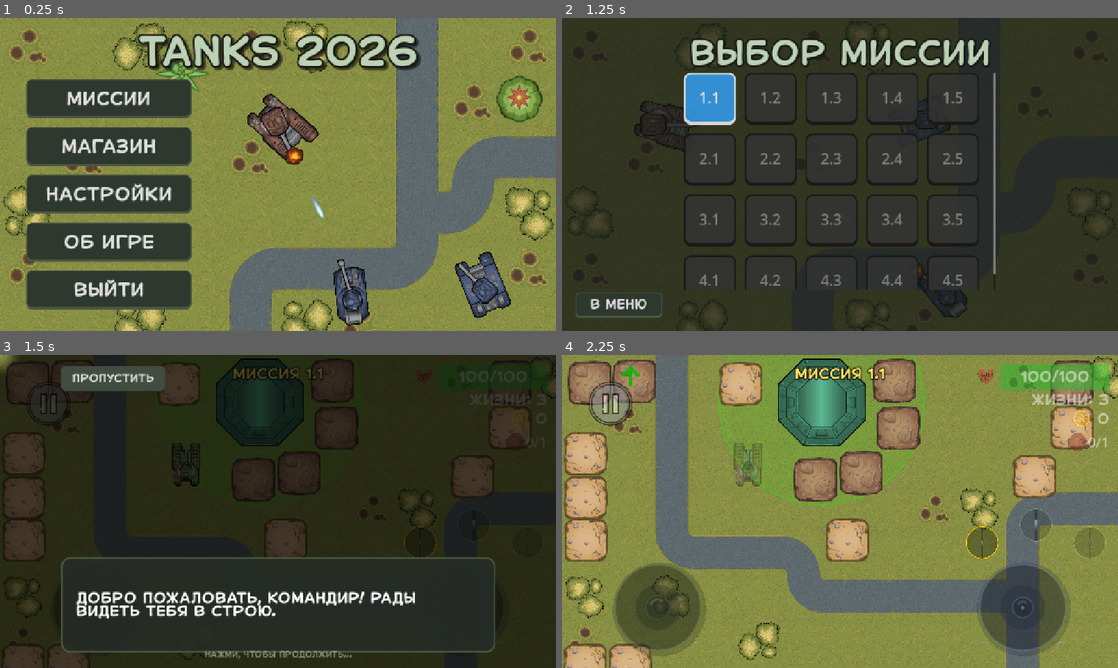
Above: before the commit, frames 1-4 (two rows, left to right).
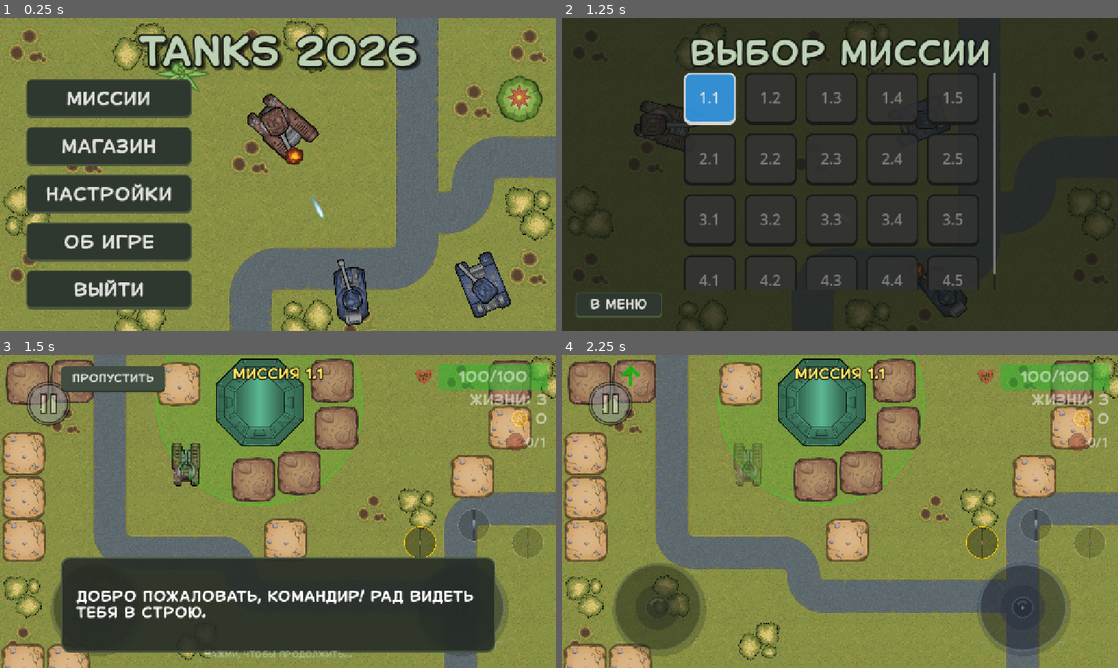
Above: after the commit, the same moments.

Repository: top-it-090304/Selyavi
Game: Godot game, scene res://scenes/MenuScenes/Menu.tscn
Same seed, same stepped clock (60 frames per second), same inputs: the game is played once before the commit and once after it. Sound files missing from this copy of the repository are replaced by a short silence.
Inputs:
- Up to frame 1 (0.25 s): no input
- Up to frame 2 (1.25 s): click "Миссии" at 0.5 s
- Up to frame 3 (1.5 s): click "1.1" at 1.25 s
- Up to frame 4 (2.25 s): click "ПРОПУСТИТЬ" at 2 s

Frames 1-2 are identical in both runs. In frame 3, 77% of the frame differs, in the area x 0-100%, y 0-100%; in frame 4, nothing differs.

Commit message:
Tutorial reworked

Diff:
--- a/scenes/MenuScenes/TutorialOverlay.tscn
+++ b/scenes/MenuScenes/TutorialOverlay.tscn
@@ -81,6 +81,7 @@
 
 [node name="Label" type="Label" parent="Control/DialogPanel/MarginContainer"]
 layout_mode = 2
+theme_override_constants/line_spacing = 10
 theme_override_fonts/font = ExtResource("3")
 theme_override_font_sizes/font_size = 32
 text = "Добро пожаловать, Командир! Рады видеть тебя в строю."
--- a/scripts/MenuScripts/TutorialOverlay.gd
+++ b/scripts/MenuScripts/TutorialOverlay.gd
@@ -10,26 +10,31 @@
 var _current_step = 0
 var _last_step_time = 0
 var _steps = [
-	{"text": "Добро пожаловать, Командир! Рады видеть тебя в строю.", "node": null},
-	{"text": "Тебя давно не было видно. Напомню тебе, как здесь все устроено.", "node": null},
-	{"text": "Используй этот джойстик для перемещения твоего танка. Лучше не отпускать его надолго!", "node": "Joystick"},
-	{"text": "Синий джойстик отвечает за прицеливание и стрельбу. Наведи его на цель, чтобы выстрелить.", "node": "Aim"},
-	{"text": "Танк оснащен автодоводкой пушки. Ты можешь отключить ёе в настройках.", "node": "Aim"},
-	{"text": "Это наш штаб. Находясь рядом с ним, ты чинишь танк и наносишь больше урона.", "node": "Base"},
-	{"text": "Враги будут всеми силами пытаться его уничтожешь. Не допусти это!", "node": "Base"},
-	{"text": "Здесь можно переключать типы снарядов. Выбирай подходящий под ситуацию.", "node": "AmmoPanel", "shape": 1},
-	{"text": "Каждый снаряд уникален. Используй каждый под свою ситуацию.", "node": "AmmoPanel", "shape": 1},
-	{"text": "Следи за показателями: здесь твое здоровье, количество жизней, заработанные деньги и счетчик баз врага.", "node": "Stats", "shape": 1},
-	{"text": "Лучше не дать жизням закончится.", "node": "Stats", "shape": 1},
-	{"text": "За деньги ты можешь улучшать свой танк в магазине.", "node": "Stats", "shape": 1},
-	{"text": "Маркеры по краям экрана помогут найти босса, врагов и базы вне поля зрения.", "node": "MarkerOverlay"},
-	{"text": "Миссия ясна. Уничтожь вражеские штабы и защити свой. Удачи в бою!", "node": "MarkerOverlay"}
+	{"text": "Добро пожаловать, Командир! Рад видеть тебя в строю."},
+	{"text": "Тебя давно не было видно. Напомню тебе, как здесь все устроено."},
+	{"text": "Джойстик в левом нижнем углу экрана служит для перемещения твоего танка. Старайся не отпускать его надолго!"},
+	{"text": "Синий джойстик справа отвечает за прицеливание и стрельбу. Удерживай его, чтобы выстрелить."},
+	{"text": "Твой танк оснащен автодоводкой пушки. Её можно отключить в настройках."},
+	{"text": "Зеленое здание сверху — это твой штаб. Находясь около него, ты постепенно чинишь танк и наносишь больше урона."},
+	{"text": "Враги будут всеми силами пытаться уничтожить твой штаб. Не допусти этого!"},
+	{"text": "В нижней части экрана расположена панель выбора снарядов. Переключай их в зависимости от ситуации."},
+	{"text": "Каждый тип снаряда уникален. Экспериментируй, чтобы лучше выходить из разных ситуаций."},
+	{"text": "В правом верхнем углу отображаются твои показатели: здоровье, количество жизней, деньги и счетчик вражеских баз."},
+	{"text": "Следи за количеством жизней — если они закончатся, миссия будет провалена."},
+	{"text": "За заработанные деньги ты сможешь улучшать свой танк в магазине."},
+	{"text": "Цветные маркеры по краям экрана помогут тебе найти боссов, врагов и штабы, которые находятся вне поля зрения."},
+	{"text": "Твоя задача: уничтожить все вражеские штабы и защитить свой. Удачи в бою!"}
 ]
 
 func _ready():
 	add_to_group("tutorial")
 	process_mode = Node.PROCESS_MODE_ALWAYS
 	get_tree().paused = true
+
+	# Убираем шейдер и затемнение
+	if bg:
+		bg.material = null
+		bg.color = Color(0, 0, 0, 0) # Полностью прозрачный фон
 
 	if AudioManager and AudioManager.has_method("play_tutorial"):
 		AudioManager.play_tutorial()
@@ -45,7 +50,6 @@
 	if not skip_button: return
 	var screen_size = get_viewport().get_visible_rect().size
 
-	# Адаптивный размер кнопки (мин 240px или 15% ширины)
 	var btn_width = max(240, screen_size.x * 0.15)
 	var btn_height = max(60, screen_size.y * 0.08)
 
@@ -55,11 +59,23 @@
 	skip_button.anchor_right = 0.0
 	skip_button.anchor_bottom = 0.0
 
-	# Сдвигаем вправо от кнопки паузы (x=18 + ширина кнопки паузы ~120)
 	skip_button.offset_left = 140
 	skip_button.offset_top = 25
 	skip_button.custom_minimum_size = Vector2(btn_width, btn_height)
 	skip_button.size = skip_button.custom_minimum_size
+
+	# Настраиваем размер диалоговой панели
+	var panel_width = min(1000, screen_size.x * 0.85)
+	dialog_panel.custom_minimum_size.x = panel_width
+	dialog_panel.offset_left = -panel_width / 2.0
+	dialog_panel.offset_right = panel_width / 2.0
+
+	# Размещаем панель внизу по умолчанию
+	dialog_panel.anchor_top = 1.0
+	dialog_panel.anchor_bottom = 1.0
+	var margin_y = screen_size.y * 0.05
+	dialog_panel.offset_bottom = -margin_y
+	dialog_panel.offset_top = -margin_y - 220
 
 func _input(event):
 	if (event is InputEventMouseButton and event.pressed) or \
@@ -76,114 +92,25 @@
 		_next_step()
 
 func _start_step():
-	await get_tree().process_frame
 	if _current_step >= _steps.size(): return
-
 	var step = _steps[_current_step]
 	text_label.text = step.text
 
-	var target_pos = Vector2.ZERO
-	var radius = 0.0
-	var size = Vector2.ZERO
-	var shape = step.get("shape", 0)
-
-	if step.node != null:
-		var node = _find_target_node(step.node)
-		if node:
-			target_pos = _get_node_screen_pos(node)
-			if node is Control:
-				target_pos = node.get_global_rect().get_center()
-
-			if shape == 0:
-				radius = _get_node_radius(node, step.node)
-			else:
-				var scale = (node as CanvasItem).get_screen_transform().get_scale()
-				if node is Control:
-					var final_size = node.size
-					if node.name == "AmmoPanelContainer":
-						var inner = node.find_child("AmmoPanel", true, false)
-						if inner: final_size = inner.size
-					size = final_size * scale + Vector2(60, 40)
-				else:
-					size = Vector2(120, 120) * scale
-
-	_adjust_dialog_position(target_pos)
-	_update_shader_params(target_pos, radius, size, shape)
-
-func _adjust_dialog_position(target_pos: Vector2):
+	# Меняем положение панели в зависимости от шага, чтобы не мешать обзору
+	# (например, на шагах про снаряды и джойстики поднимаем панель вверх)
 	var screen_size = get_viewport().get_visible_rect().size
-
-	# Ширина панели до 85% экрана, но не более 1000px
-	var panel_width = min(1000, screen_size.x * 0.85)
-	dialog_panel.custom_minimum_size.x = panel_width
-	dialog_panel.offset_left = -panel_width / 2.0
-	dialog_panel.offset_right = panel_width / 2.0
-
-	# Адаптивный отступ по вертикали (5% высоты)
 	var margin_y = screen_size.y * 0.05
 
-	if target_pos != Vector2.ZERO and target_pos.y > screen_size.y * 0.5:
-		# Цель в нижней половине -> панель наверх, но ниже кнопок управления
+	if _current_step in [2, 3, 7, 8]: # Шаги про джойстики и панель снарядов (внизу)
 		dialog_panel.anchor_top = 0.0
 		dialog_panel.anchor_bottom = 0.0
 		dialog_panel.offset_top = margin_y + 100
 		dialog_panel.offset_bottom = dialog_panel.offset_top + 220
 	else:
-		# Цель в верхней половине -> панель вниз
 		dialog_panel.anchor_top = 1.0
 		dialog_panel.anchor_bottom = 1.0
 		dialog_panel.offset_bottom = -margin_y
 		dialog_panel.offset_top = -margin_y - 220
-
-func _update_shader_params(pos, rad, sz, shp):
-	var mat = bg.material as ShaderMaterial
-	if mat:
-		var tween = create_tween().set_pause_mode(Tween.TWEEN_PAUSE_PROCESS).set_parallel(true)
-		var cur_center = mat.get_shader_parameter("hole_center")
-		if not (cur_center is Vector2): cur_center = pos
-		var cur_radius = mat.get_shader_parameter("hole_radius")
-		if not (cur_radius is float): cur_radius = 0.0
-		var cur_size = mat.get_shader_parameter("hole_size")
-		if not (cur_size is Vector2): cur_size = Vector2.ZERO
-		var cur_shape = mat.get_shader_parameter("shape")
-		if not (cur_shape is float): cur_shape = 0.0
-
-		tween.tween_method(func(v): mat.set_shader_parameter("hole_center", v), cur_center, pos, 0.4)
-		tween.tween_method(func(v): mat.set_shader_parameter("hole_radius", v), cur_radius, rad, 0.4)
-		tween.tween_method(func(v): mat.set_shader_parameter("hole_size", v), cur_size, sz, 0.4)
-		tween.tween_method(func(v): mat.set_shader_parameter("shape", v), float(cur_shape), float(shp), 0.2)
-
-func _find_target_node(node_name: String):
-	if node_name == "Base":
-		var bases = get_tree().get_nodes_in_group("bases")
-		for b in bases: if b.get("type_base") == 0: return b
-		return null
-
-	var hud = get_tree().get_first_node_in_group("hud")
-	if hud:
-		# Ищем джойстики в контейнерах, так как сами джойстики могут иметь нулевой размер
-		if node_name == "Joystick": return hud.find_child("MoveJoystickContainer", true)
-		if node_name == "Aim": return hud.find_child("AimJoystickContainer", true)
-		if node_name == "AmmoPanel":
-			var apc = hud.find_child("AmmoPanelContainer", true, false)
-			return apc if apc else hud.find_child("AmmoPanel", true, false)
-		if node_name == "Stats": return hud.find_child("TopRight", true)
-		if node_name == "MarkerOverlay": return hud.find_child("MarkerOverlay", true, false)
-	return null
-
-func _get_node_screen_pos(node: Node) -> Vector2:
-	if node is Control:
-		return node.get_screen_transform().get_origin() + (node.size * node.get_screen_transform().get_scale() / 2.0)
-	if node is Node2D:
-		return node.get_global_transform_with_canvas().get_origin()
-	return Vector2.ZERO
-
-func _get_node_radius(node: Node, node_name: String) -> float:
-	if node_name == "Base": return 120.0
-	if node is Control:
-		var scale = (node as CanvasItem).get_screen_transform().get_scale().x
-		return max(node.size.x, node.size.y) * scale * 0.6
-	return 100.0
 
 func _next_step():
 	_current_step += 1
@@ -195,7 +122,6 @@
 func _finish_tutorial():
 	get_tree().paused = false
 
-	# Возвращаем прозрачность джойстикам (0.3 - стандартное значение)
 	var hud = get_tree().get_first_node_in_group("hud")
 	if hud and hud.has_method("set_joysticks_opacity"):
 		hud.set_joysticks_opacity(0.3)
